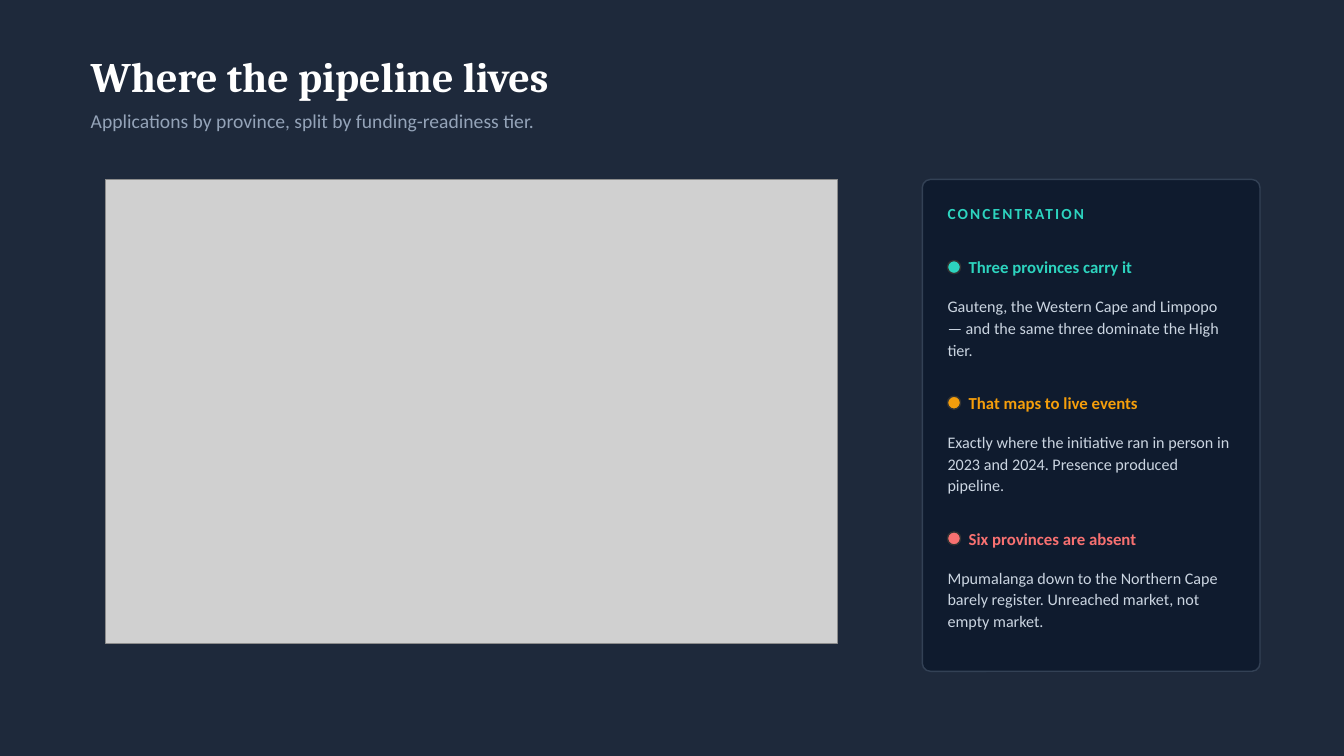
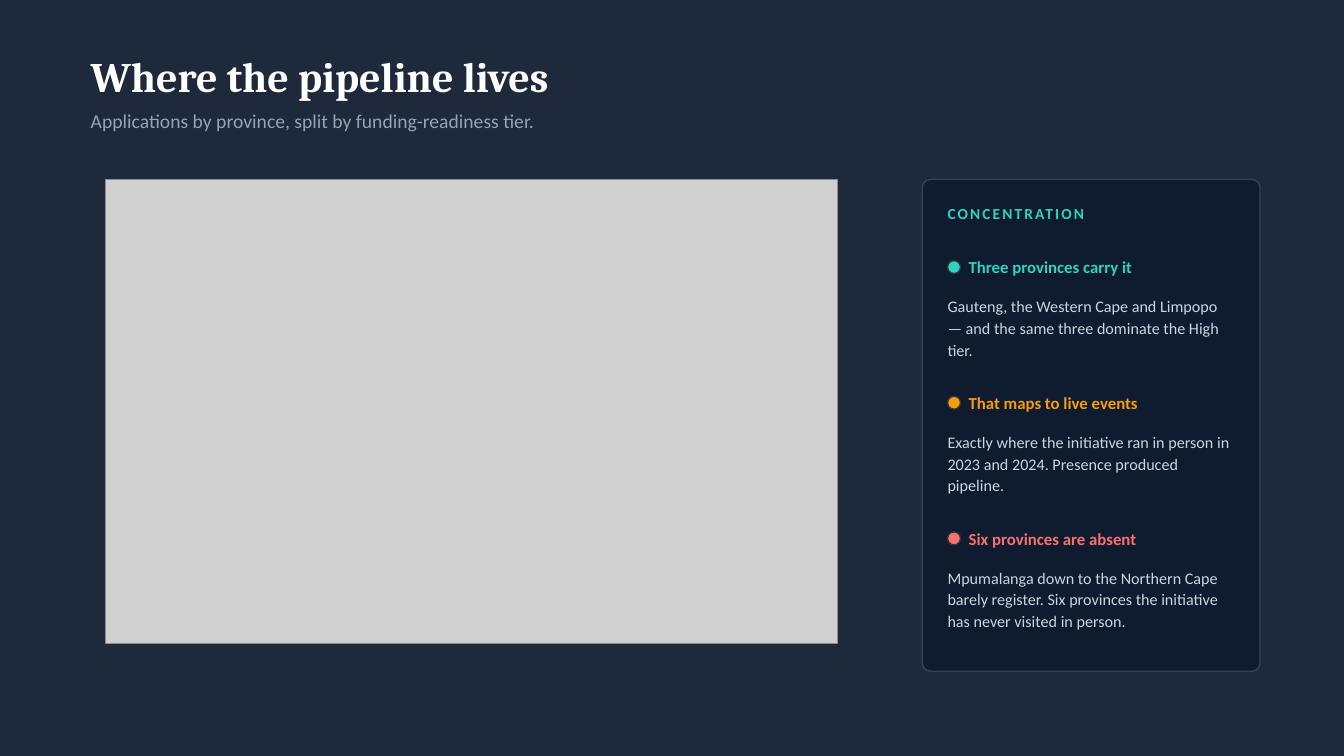
Before and after one commit to MainDevWork/SME_Capital_Funding_Optimization, a slide deck: slide 11 of Documents/Reports/Insights_&_Actionable_Decisions.pptx. Drawn at 1344x756 pixels with LibreOffice and Linux fonts; fonts in the diff are those of the drawing; grey boxes stand for pictures. Boxes give left, top, right and bottom in pixels: in the first picture for what was removed or moved away, otherwise in the second. Text is boxed around its words. In the diff, an @@ line names an element or a change of style, - is before the commit and + after.

```diff
--- a/Documents/Reports/Insights_&_Actionable_Decisions.pptx
+++ b/Documents/Reports/Insights_&_Actionable_Decisions.pptx
@@ text at (948, 573, 1218, 630): text changed @@
-Mpumalanga down to the Northern Cape barely register. Unreached market, not empty market.
+Mpumalanga down to the Northern Cape barely register. Six provinces the initiative has never visited in person.
```
Also in this commit, not shown: 8 other slides changed, 2 other files.
